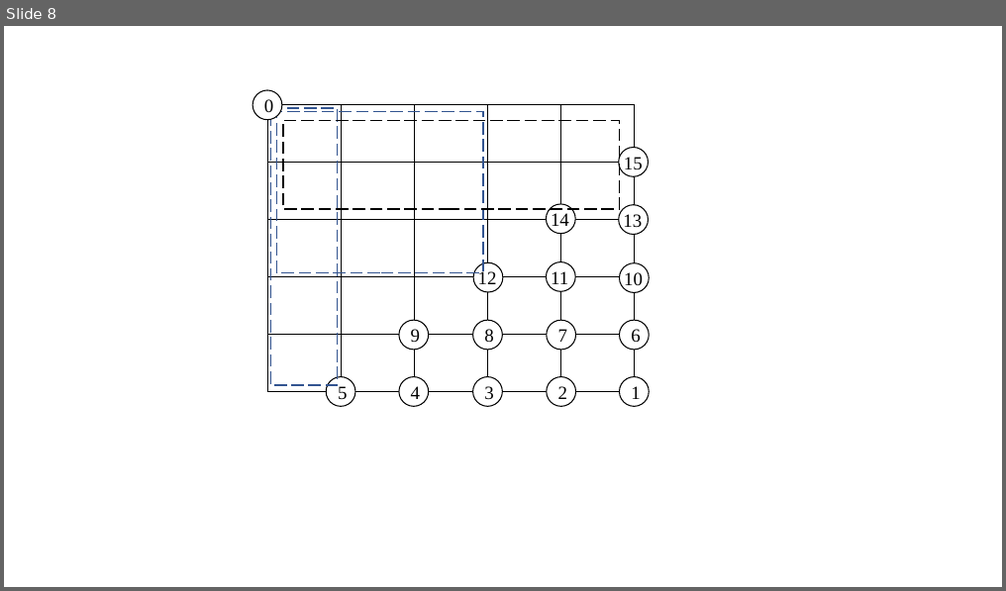
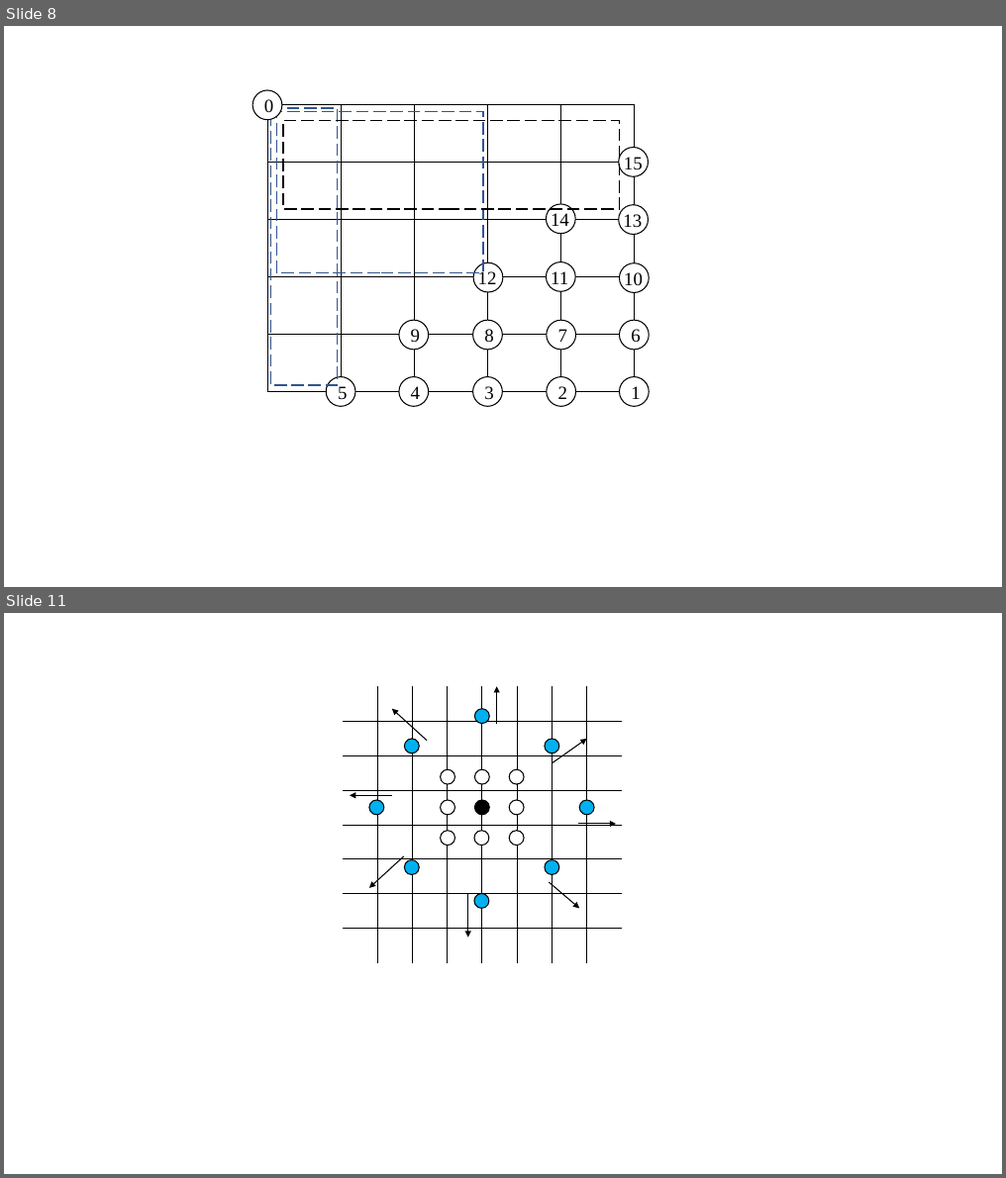
Before and after one commit to SJTUMichael/-, a slide deck: 示意图.pptx. Shown one above the other, each under a label of ours: slide 8 before the commit, slides 8 and 11 after it; the slides between them are not shown. The pictures are 1006x591 and 1006x1178 pixels, drawn with LibreOffice and Linux fonts; fonts in the diff are those of the drawing. Boxes give left, top, right and bottom in pixels: in the first picture for what was removed or moved away, otherwise in the second. Text is boxed around its words. In the diff, an @@ line names an element or a change of style, - is before the commit and + after.

```diff
--- a/示意图.pptx
+++ b/示意图.pptx
@@ slide 11 added at (4, 613, 1002, 1174), background #FFFFFF @@
@@ table added at (343, 686, 624, 929), 8 rows, 8 columns @@
+ |  |  |  |  |  |  | 
+ |  |  |  |  |  |  | 
+ |  |  |  |  |  |  | 
+ |  |  |  |  |  |  | 
+ |  |  |  |  |  |  | 
+ |  |  |  |  |  |  | 
+ |  |  |  |  |  |  | 
+ |  |  |  |  |  |  | 
@@ arrow added from (497, 724) to (497, 686), #000000 1 pt @@
@@ arrow added from (427, 741) to (392, 709), #000000 1 pt @@
@@ ellipse added at (475, 709, 490, 724), fill #00B0F0, outline #000000 1 pt @@
@@ ellipse added at (405, 739, 420, 754), fill #00B0F0, outline #000000 1 pt @@
@@ ellipse added at (545, 739, 559, 754), fill #00B0F0, outline #000000 1 pt @@
@@ arrow added from (552, 763) to (587, 739), #000000 1 pt @@
@@ ellipse added at (441, 769, 455, 784), fill #FFFFFF, outline #000000 1 pt @@
@@ ellipse added at (475, 769, 490, 784), fill #FFFFFF, outline #000000 1 pt @@
@@ ellipse added at (509, 769, 525, 784), fill #FFFFFF, outline #000000 1 pt @@
@@ arrow added from (392, 796) to (350, 796), #000000 1 pt @@
@@ ellipse added at (369, 800, 384, 815), fill #00B0F0, outline #000000 1 pt @@
@@ ellipse added at (441, 800, 455, 815), fill #FFFFFF, outline #000000 1 pt @@
@@ ellipse added at (475, 800, 490, 815), fill #000000, outline #000000 1 pt @@
@@ ellipse added at (509, 800, 525, 815), fill #FFFFFF, outline #000000 1 pt @@
@@ ellipse added at (580, 800, 595, 815), fill #00B0F0, outline #000000 1 pt @@
@@ ellipse added at (441, 831, 455, 846), fill #FFFFFF, outline #000000 1 pt @@
@@ ellipse added at (474, 831, 489, 846), fill #FFFFFF, outline #000000 1 pt @@
@@ ellipse added at (509, 831, 525, 846), fill #FFFFFF, outline #000000 1 pt @@
@@ arrow added from (578, 824) to (617, 824), #000000 1 pt @@
@@ arrow added from (404, 857) to (369, 888), #000000 1 pt @@
@@ ellipse added at (405, 861, 420, 875), fill #00B0F0, outline #000000 1 pt @@
@@ ellipse added at (545, 861, 559, 875), fill #00B0F0, outline #000000 1 pt @@
@@ arrow added from (468, 894) to (468, 937), #000000 1 pt @@
@@ ellipse added at (474, 894, 489, 909), fill #00B0F0, outline #000000 1 pt @@
@@ arrow added from (549, 882) to (580, 909), #000000 1 pt @@
```
Also in this commit, not shown: 3 other slides added, 1 other file.
